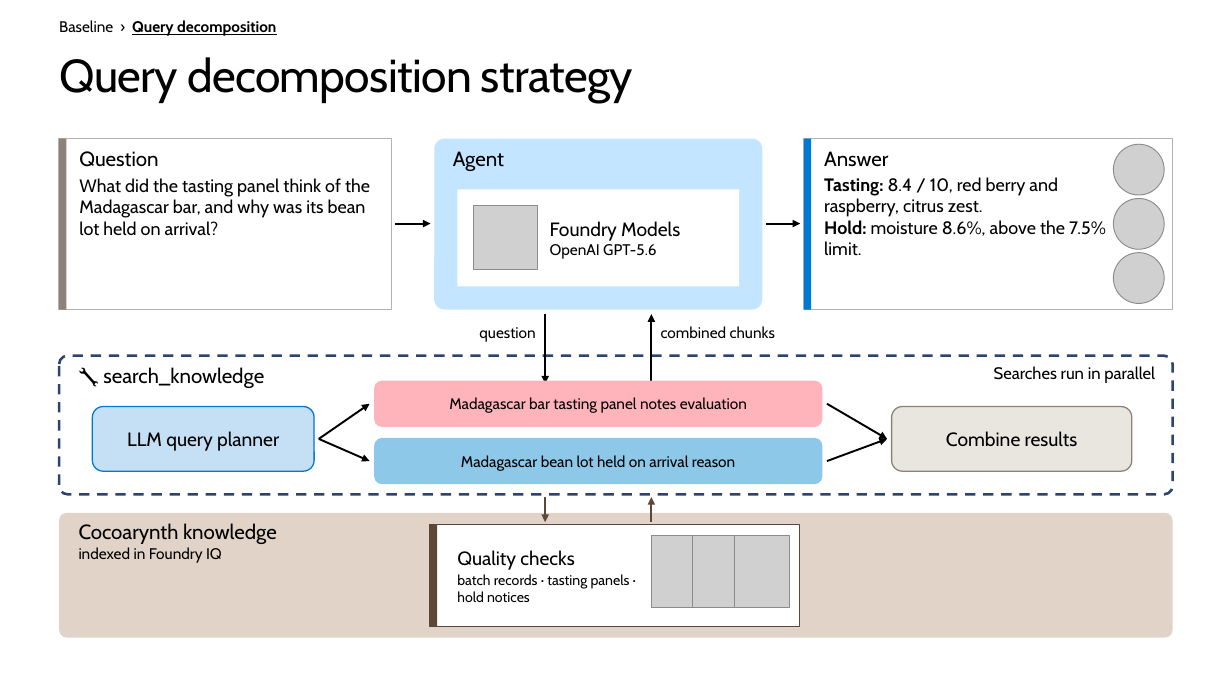
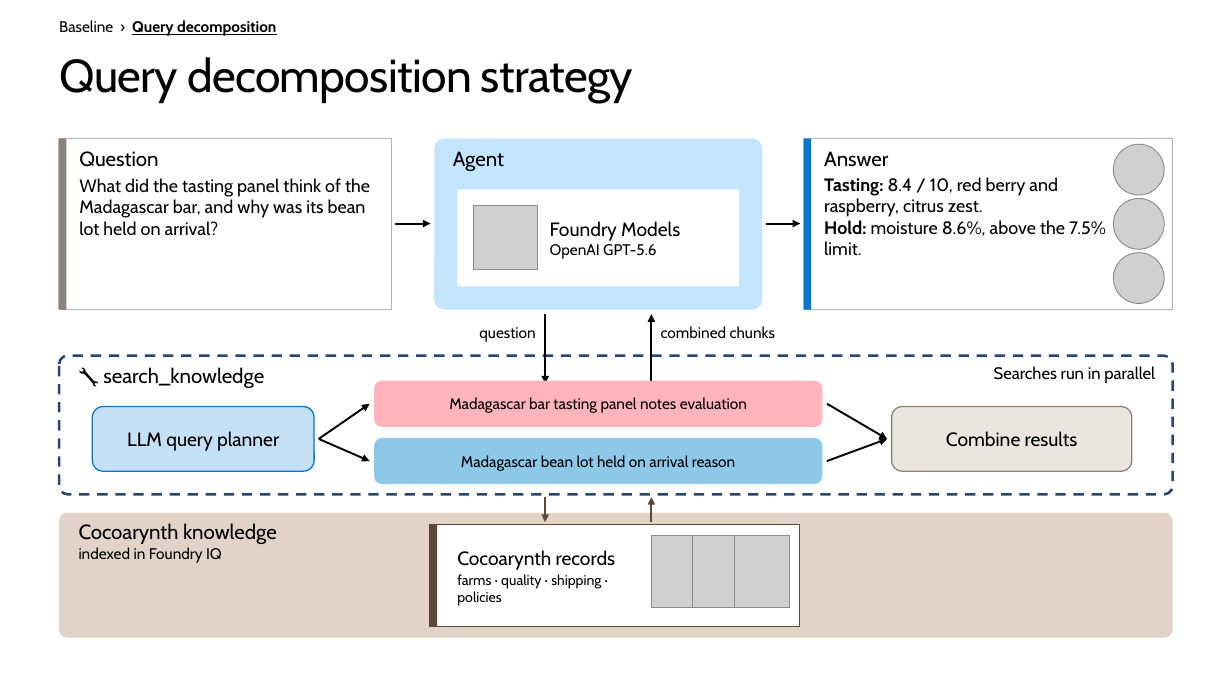
Before and after one commit to microsoft/ignite26-BRK300-building-agentic-retrieval-from-diy-to-foundry-iq, a slide deck: slide 14 of IgniteBRK300-WorkingDeck.pptx (slide 13 before the commit). Drawn at 1232x693 pixels with LibreOffice and Linux fonts; fonts in the diff are those of the drawing; grey boxes stand for pictures; background and template pictures are left out. Boxes give left, top, right and bottom in pixels: in the first picture for what was removed or moved away, otherwise in the second. Text is boxed around its words. In the diff, an @@ line names an element or a change of style, - is before the commit and + after.

```diff
--- a/IgniteBRK300-WorkingDeck.pptx
+++ b/IgniteBRK300-WorkingDeck.pptx
@@ text at (x1=457, y1=550, x2=616, y2=606): text changed @@
-Quality checks
-batch records · tasting panels · hold notices
+Cocoarynth records
+farms · quality · shipping · policies
```
Also in this commit, not shown: 28 other slides changed, 3 slides added, 1 slide removed, 27 other files.
